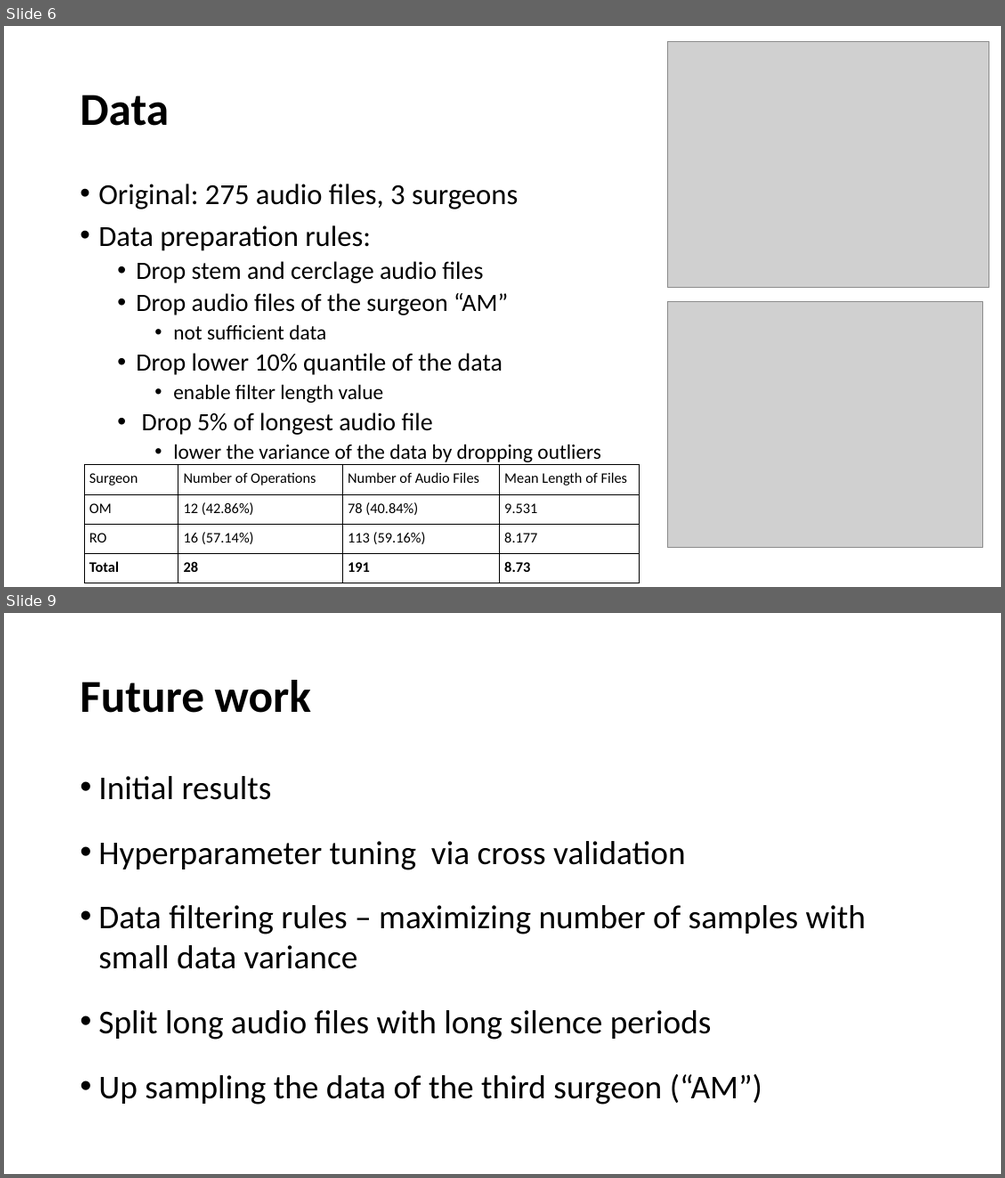
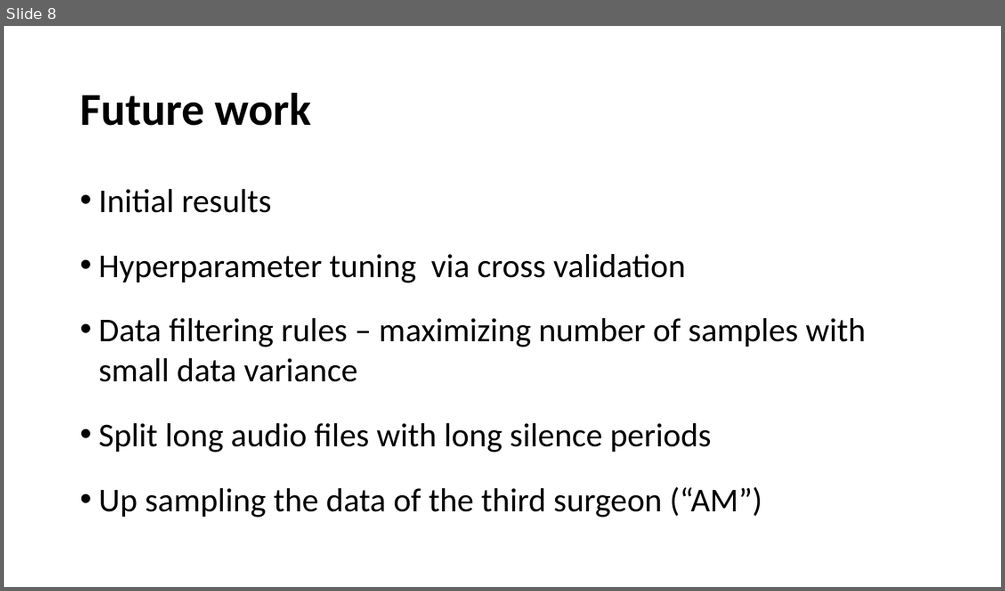
Before and after one commit to chensh3/word2vec_vs_glove, a slide deck: mid_term.pptx. Shown one above the other, each under a label of ours: slides 6 and 9 before the commit, slide 8 after it; the slides between them are not shown. The pictures are 1005x1178 and 1005x591 pixels, drawn with LibreOffice and Linux fonts; fonts in the diff are those of the drawing; grey boxes stand for pictures; background and template pictures are left out. Boxes give left, top, right and bottom in pixels: in the first picture for what was removed or moved away, otherwise in the second. Text is boxed around its words. In the diff, an @@ line names an element or a change of style, - is before the commit and + after.

```diff
--- a/mid_term.pptx
+++ b/mid_term.pptx
@@ slide 6 removed at (4,26,1001,587), background picture (left out) @@
@@ picture removed at (667,42,989,287) @@
@@ title removed at (80,95,169,126) @@
-Data
@@ text removed at (98,184,601,462) @@
-• Original: 275 audio files, 3 surgeons
-• Data preparation rules:
-  • Drop stem and cerclage audio files
-  • Drop audio files of the surgeon “AM”
-    • not sufficient data
-  • Drop lower 10% quantile of the data
-    • enable filter length value
-  • Drop 5% of longest audio file
-    • lower the variance of the data by dropping outliers
@@ picture removed at (667,301,982,547) @@
@@ table removed at (84,464,640,582), 4 rows, 4 columns @@
-Surgeon | Number of Operations | Number of Audio Files | Mean Length of Files
-OM | 12 (42.86%) | 78 (40.84%) | 9.531
-RO | 16 (57.14%) | 113 (59.16%) | 8.177
-Total | 28 | 191 | 8.73
@@ what was slide 9 is now slide 8 @@
```
Also in this commit, not shown: 4 slides changed, 4 slides added, 4 other slides removed, 1 other file.
